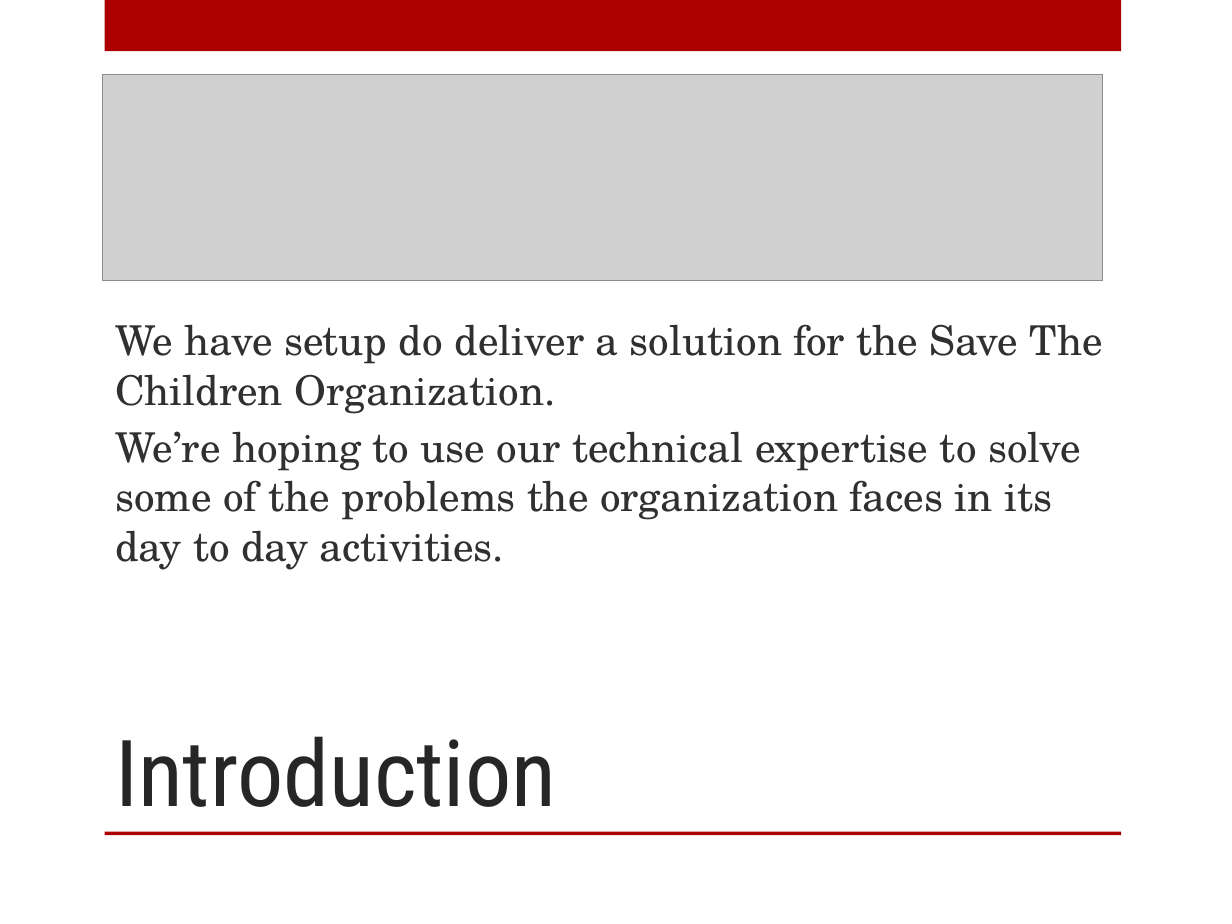
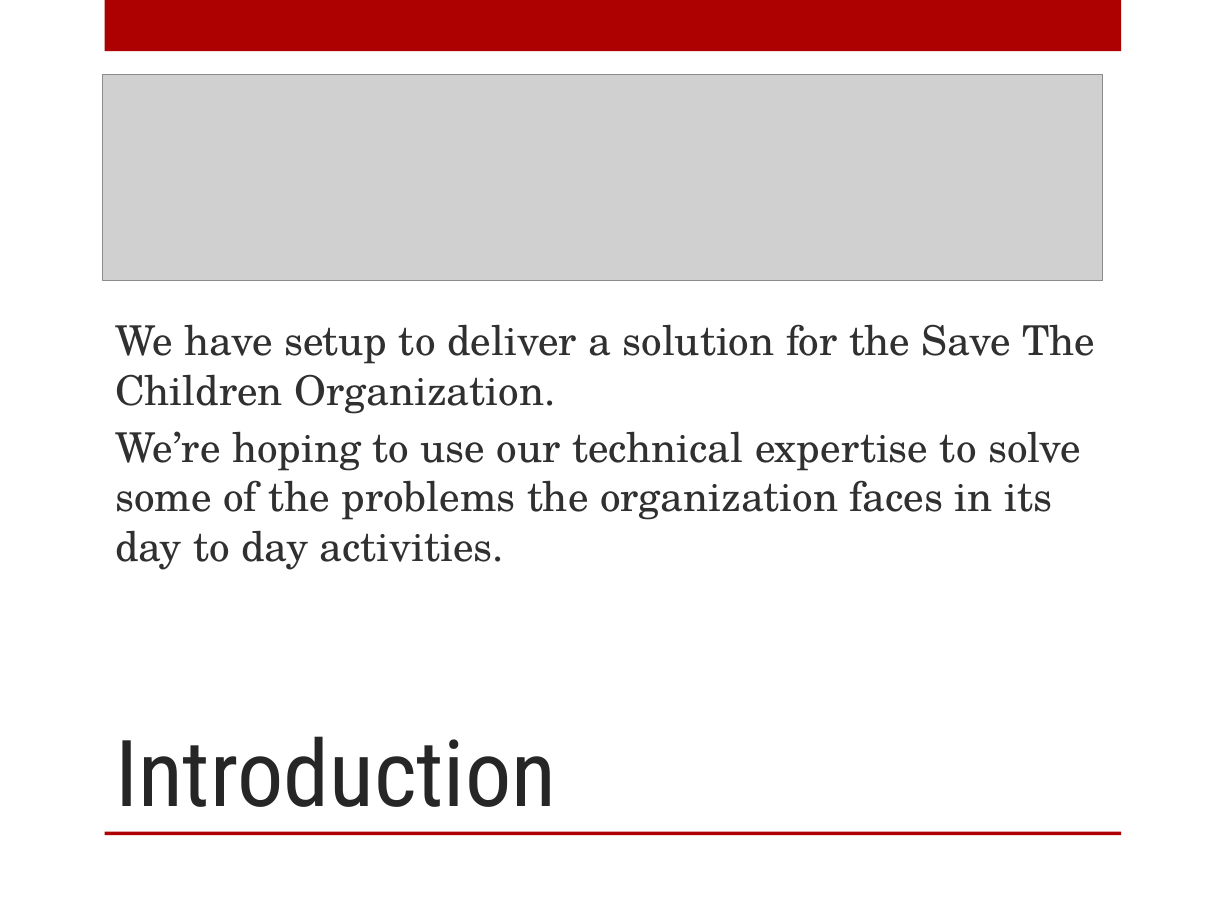
Before and after one commit to dumitruc/ve-hack-day, a slide deck: slide 2 of PPT/SaveTheChildren.pptx. Drawn at 1232x924 pixels with LibreOffice and Linux fonts; fonts in the diff are those of the drawing; grey boxes stand for pictures; background and template pictures are left out. Boxes give left, top, right and bottom in pixels: in the first picture for what was removed or moved away, otherwise in the second. Text is boxed around its words. In the diff, an @@ line names an element or a change of style, - is before the commit and + after.

```diff
--- a/PPT/SaveTheChildren.pptx
+++ b/PPT/SaveTheChildren.pptx
@@ text at (x1=115, y1=324, x2=1095, y2=414): text changed @@
-We have setup do deliver a solution for the Save The Children Organization.
+We have setup to deliver a solution for the Save The Children Organization.
```
Also in this commit, not shown: 3 other slides changed.
